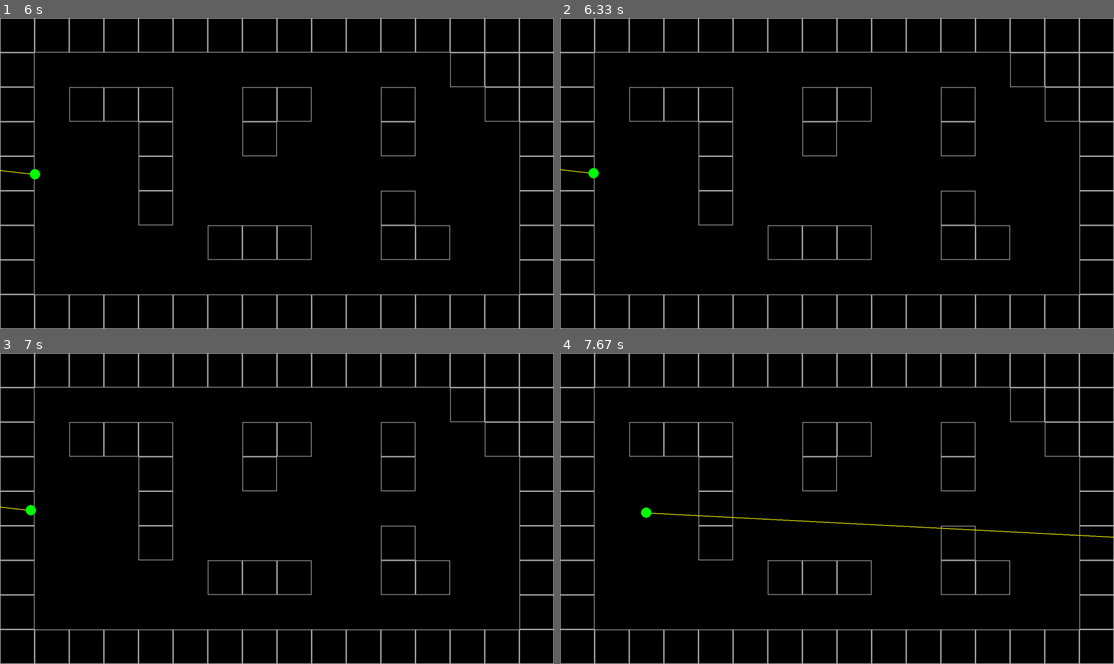
Above: before the commit, frames 1-4 (two rows, left to right).
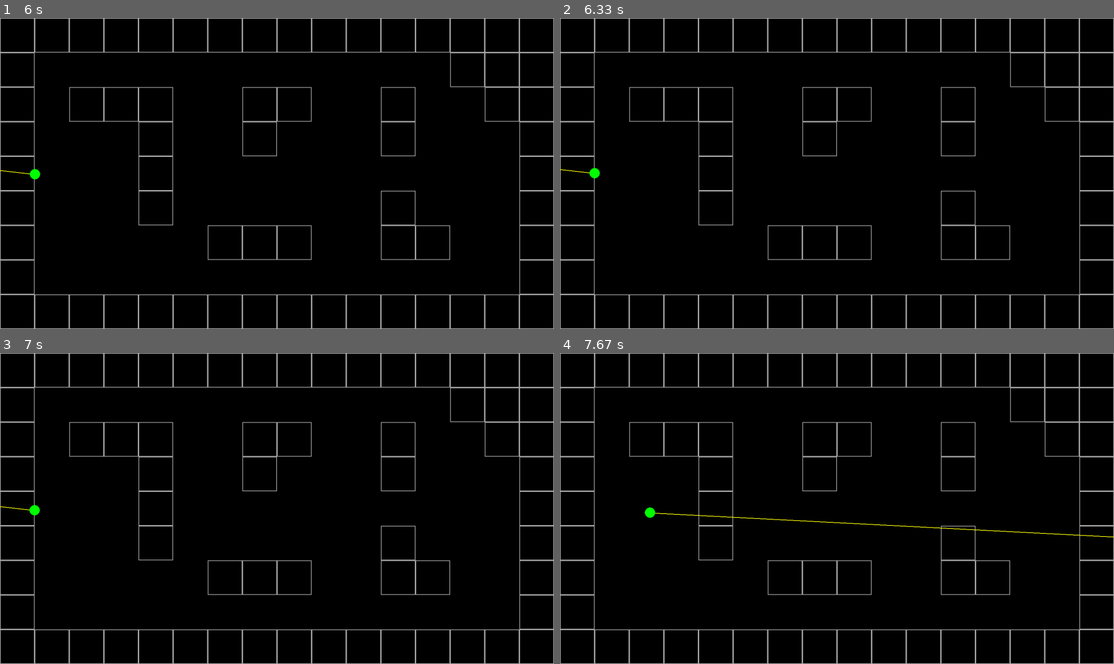
Above: after the commit, the same moments.

Repository: tonigotev/Doom-pygame
Game: pygame game, started from gamefiles/main.py
Two runs of this game, one before a commit and one after it. Both use one fixed random seed, a clock stepped at 60 frames per second and the inputs below.
Inputs:
- Up to frame 1 (6 s): hold Right 0.33-0.8 s; hold Right 0.83-1.3 s; hold D 0.83-1.3 s; hold Left 1.33-1.87 s; hold A 1.33-1.87 s; hold Left 1.9-2.3 s; hold A 1.9-2.3 s; hold Right 2.33-2.97 s; hold D 2.33-2.97 s; hold Left 3-3.47 s; hold A 3-3.47 s; hold Right 3.5-3.97 s; hold D 3.5-3.97 s; hold Right 4-4.47 s; hold D 4-4.47 s; hold Left 4.5-5.03 s; hold A 4.5-5.03 s; hold Left 5.07-5.47 s; hold A 5.07-5.47 s; hold Right from 5.5 s (still down); hold D from 5.5 s (still down)
- Up to frame 2 (6.33 s): release Right at 6.13 s; release D at 6.13 s; hold Left from 6.17 s (still down); hold A from 6.17 s (still down)
- Up to frame 3 (7 s): release Left at 6.63 s; release A at 6.63 s; hold Right from 6.67 s (still down); hold D from 6.67 s (still down)
- Up to frame 4 (7.67 s): release Right at 7.13 s; release D at 7.13 s; hold Right 7.17-7.63 s; hold D 7.17-7.63 s

Frame 1 is identical in both runs. In frame 2, less than 0.1% of the frame differs, in the area x 0-8%, y 48-52%; in frame 3, less than 0.1%; in frame 4, 0.3%, in the area x 14-100%, y 49-60%.

Commit message:
Wall collision(fixed a stupid int()bug)

Diff:
--- a/gamefiles/map.py
+++ b/gamefiles/map.py
@@ -5,7 +5,7 @@
 class Map:
     def __init__(self, game):
         self.game = game
-        self.mini_map = [
+        self.bool_map = [
             [1, 1, 1, 1, 1, 1, 1, 1, 1, 1, 1, 1, 1, 1, 1, 1],
             [1, _, _, _, _, _, _, _, _, _, _, _, _, 1, 1, 1],
             [1, _, 1, 1, 1, _, _, 1, 1, _, _, 1, _, _, 1, 1],
@@ -16,9 +16,16 @@
             [1, _, _, _, _, _, _, _, _, _, _, _, _, _, _, 1],
             [1, 1, 1, 1, 1, 1, 1, 1, 1, 1, 1, 1, 1, 1, 1, 1],
         ]
+        self.walls = {}
+        self.set_walls()
+
+    def set_walls(self):
+        for j, row in enumerate(self.bool_map):
+            for i, boolvalue in enumerate(row):
+                if boolvalue:
+                    self.walls[(i, j)] = boolvalue
 
     def draw(self):
-        for j, row in enumerate(self.mini_map):
-            for i, value in enumerate(row):
-                if value:
-                    pg.draw.rect(self.game.screen, 'darkgray', (i * 100, j * 100, 100, 100), 2)
+        for (i, j), value in self.walls.items():
+            if value:
+                pg.draw.rect(self.game.screen, 'darkgray', (i * 100, j * 100, 100, 100), 2)
--- a/gamefiles/player.py
+++ b/gamefiles/player.py
@@ -40,8 +40,7 @@
             dx += -speed_sin
             dy += speed_cos
 
-        self.x += dx
-        self.y += dy
+        self.check_wall_collision(dx, dy)
 
         if keys[pg.K_LEFT]:
             self.angle -= PLAYER_ROT_SPEED * self.game.frame_time
@@ -49,18 +48,14 @@
             self.angle += PLAYER_ROT_SPEED * self.game.frame_time
         self.angle %= math.tau
 
-        # # diag move correction
-        # if num_key_pressed:
-        #     dx *= self.diag_move_corr
-        #     dy *= self.diag_move_corr
+    def check_wall(self, x, y):
+        return (x, y) not in self.game.map.walls
 
-        # self.check_wall_collision(dx, dy)
-
-        # # if keys[pg.K_LEFT]:
-        # #     self.angle -= PLAYER_ROT_SPEED * self.game.frame_time
-        # # if keys[pg.K_RIGHT]:
-        # #     self.angle += PLAYER_ROT_SPEED * self.game.frame_time
-        # self.angle %= math.tau
+    def check_wall_collision(self, dx, dy):
+        if self.check_wall(int(self.x + dx), int(self.y)):
+            self.x += dx
+        if self.check_wall(int(self.x), int(self.y + dy)):
+            self.y += dy
 
     def draw(self):
         pg.draw.line(self.game.screen, 'yellow', (self.x * 100, self.y * 100),
@@ -71,6 +66,7 @@
     def update(self):
         self.movement()
 
+
     @property
     def pos(self):
         return self.x, self.y
